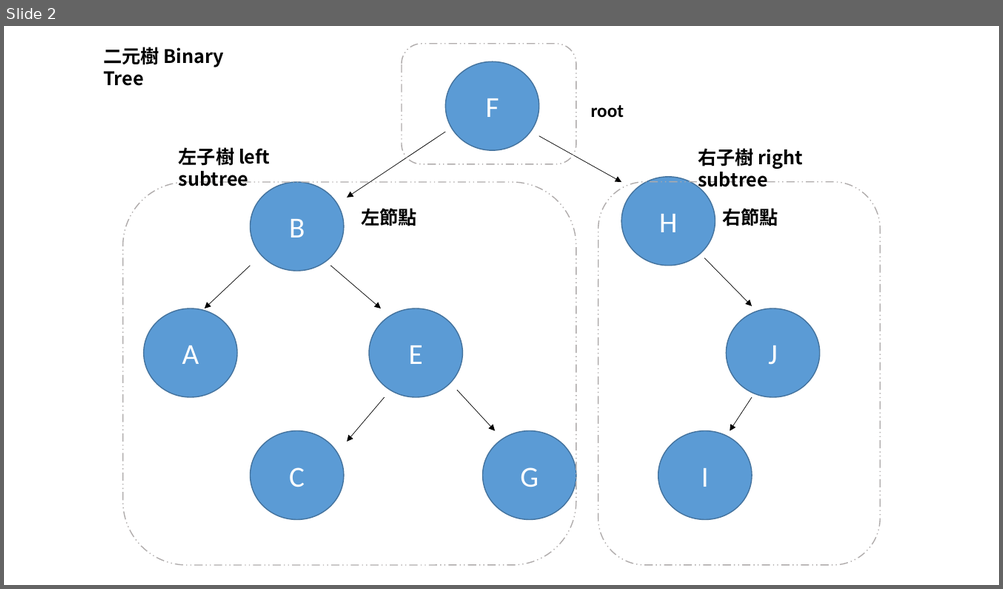
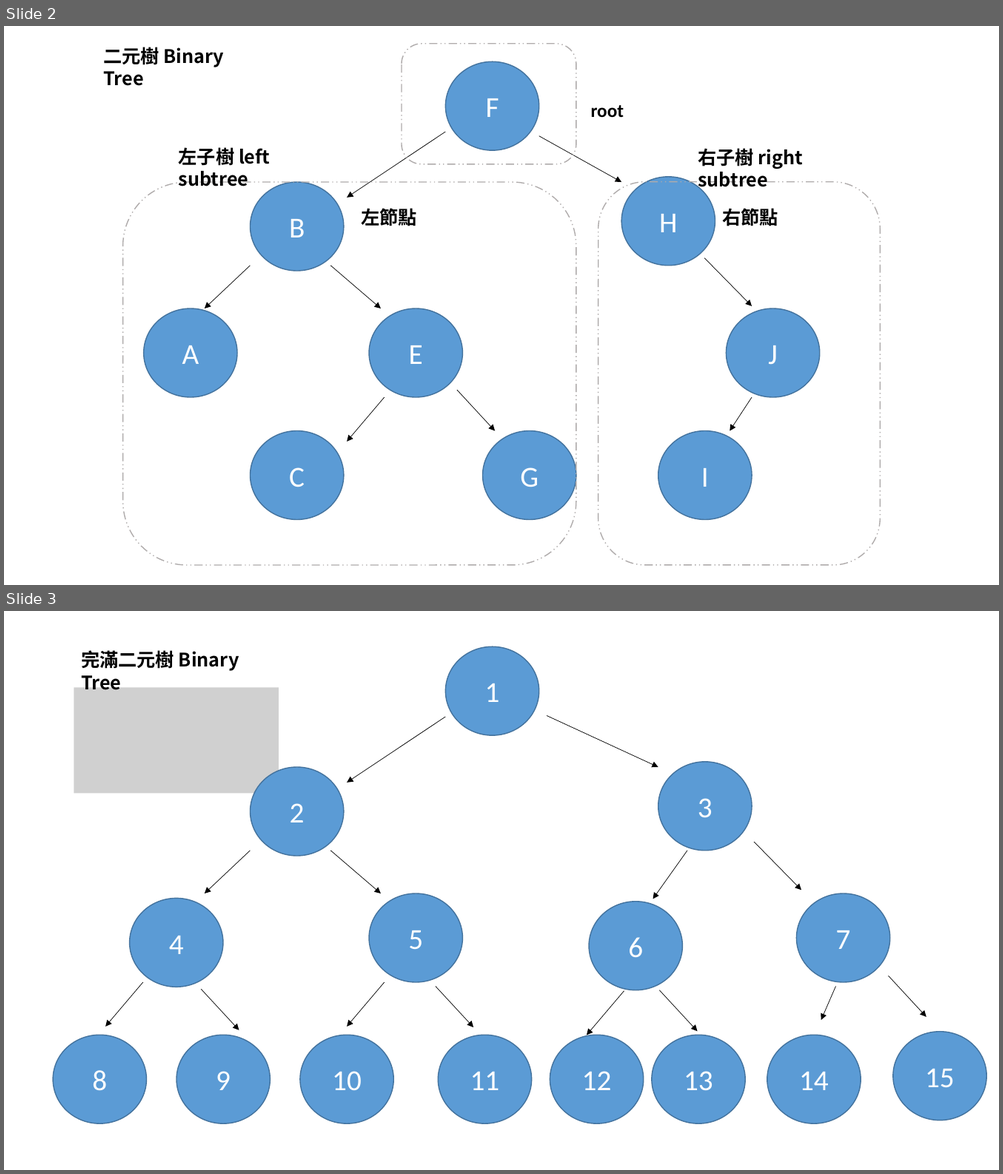
Before and after one commit to chwang12341/LeetCode-Learning, a slide deck: binary_tree/picture.pptx. Shown one above the other, each under a label of ours: slide 2 before the commit, slides 2 and 3 after it. The pictures are 1003x589 and 1003x1174 pixels, drawn with LibreOffice and Linux fonts; fonts in the diff are those of the drawing; grey boxes stand for pictures. Boxes give left, top, right and bottom in pixels: in the first picture for what was removed or moved away, otherwise in the second. Text is boxed around its words. In the diff, an @@ line names an element or a change of style, - is before the commit and + after.

Commit message:
Modify Binary Tree Introduction

```diff
--- a/binary_tree/picture.pptx
+++ b/binary_tree/picture.pptx
@@ slide 3 added at <box>4,611,999,1170</box>, background #FFFFFF @@
@@ text added at <box>81,650,239,690</box>, 18 pt, text #000000, bold @@
+完滿二元樹 Binary Tree
@@ ellipse added at <box>446,647,539,735</box>, fill #5B9BD5, outline #43739E 1 pt, 28 pt, text #FFFFFF @@
+1
@@ picture added at <box>74,688,279,794</box> @@
@@ arrow added from (446, 717) to (347, 783), #000000 0.5 pt @@
@@ arrow added from (546, 715) to (658, 767), #000000 0.5 pt @@
@@ ellipse added at <box>658,762,751,851</box>, fill #5B9BD5, outline #43739E 1 pt, 28 pt, text #FFFFFF @@
+3
@@ ellipse added at <box>250,767,344,856</box>, fill #5B9BD5, outline #43739E 1 pt, 28 pt, text #FFFFFF @@
+2
@@ arrow added from (250, 851) to (205, 894), #000000 0.5 pt @@
@@ arrow added from (331, 851) to (381, 894), #000000 0.5 pt @@
@@ arrow added from (688, 851) to (653, 899), #000000 0.5 pt @@
@@ arrow added from (754, 843) to (801, 890), #000000 0.5 pt @@
@@ ellipse added at <box>129,898,222,987</box>, fill #5B9BD5, outline #43739E 1 pt, 28 pt, text #FFFFFF @@
+4
@@ ellipse added at <box>369,894,462,982</box>, fill #5B9BD5, outline #43739E 1 pt, 28 pt, text #FFFFFF @@
+5
@@ ellipse added at <box>797,894,890,982</box>, fill #5B9BD5, outline #43739E 1 pt, 28 pt, text #FFFFFF @@
+7
@@ ellipse added at <box>589,902,683,991</box>, fill #5B9BD5, outline #43739E 1 pt, 28 pt, text #FFFFFF @@
+6
@@ arrow added from (143, 982) to (105, 1027), #000000 0.5 pt @@
@@ arrow added from (384, 982) to (347, 1027), #000000 0.5 pt @@
@@ arrow added from (435, 986) to (473, 1028), #000000 0.5 pt @@
@@ arrow added from (836, 986) to (821, 1021), #000000 0.5 pt @@
@@ arrow added from (888, 976) to (926, 1017), #000000 0.5 pt @@
@@ arrow added from (201, 989) to (239, 1031), #000000 0.5 pt @@
@@ arrow added from (624, 991) to (586, 1036), #000000 0.5 pt @@
@@ arrow added from (659, 991) to (697, 1032), #000000 0.5 pt @@
@@ ellipse added at <box>893,1032,986,1121</box>, fill #5B9BD5, outline #43739E 1 pt, 28 pt, text #FFFFFF @@
+15
@@ ellipse added at <box>54,1036,147,1125</box>, fill #5B9BD5, outline #43739E 1 pt, 28 pt, text #FFFFFF @@
+8
@@ ellipse added at <box>176,1036,270,1125</box>, fill #5B9BD5, outline #43739E 1 pt, 28 pt, text #FFFFFF @@
+9
@@ ellipse added at <box>300,1036,393,1125</box>, fill #5B9BD5, outline #43739E 1 pt, 28 pt, text #FFFFFF @@
+10
@@ ellipse added at <box>438,1036,532,1125</box>, fill #5B9BD5, outline #43739E 1 pt, 28 pt, text #FFFFFF @@
+11
@@ ellipse added at <box>550,1036,643,1125</box>, fill #5B9BD5, outline #43739E 1 pt, 28 pt, text #FFFFFF @@
+12
@@ ellipse added at <box>652,1036,745,1125</box>, fill #5B9BD5, outline #43739E 1 pt, 28 pt, text #FFFFFF @@
+13
@@ ellipse added at <box>767,1036,860,1125</box>, fill #5B9BD5, outline #43739E 1 pt, 28 pt, text #FFFFFF @@
+14
```
Also in this commit, not shown: 1 slide changed, 2 other slides added, 10 other files.
